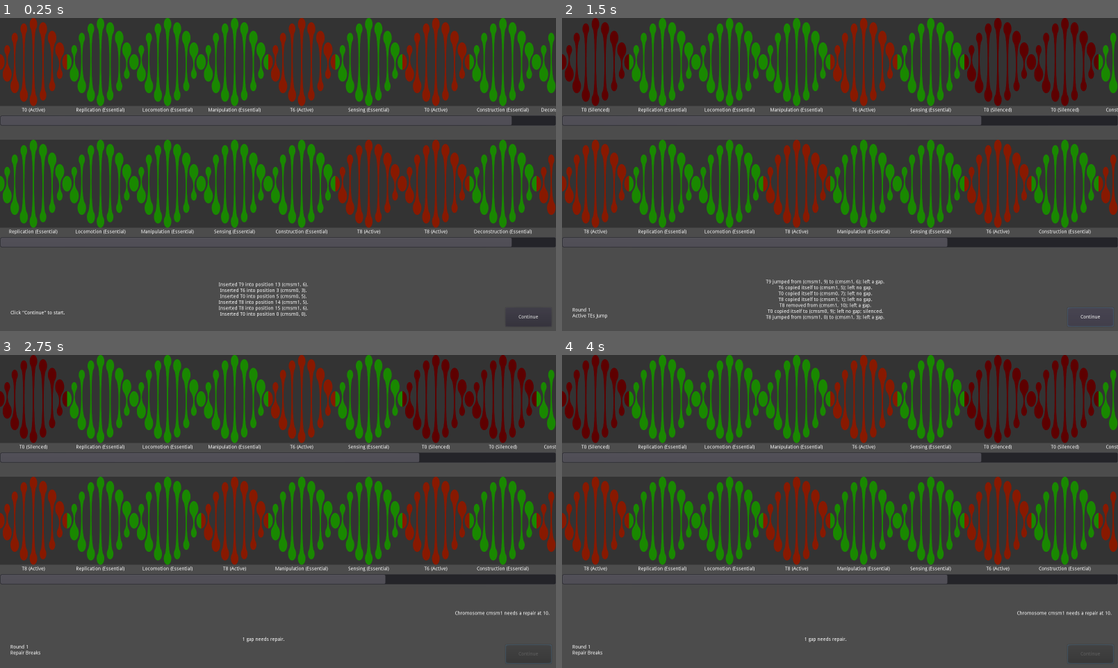
Above: before the commit, frames 1-4 (two rows, left to right).
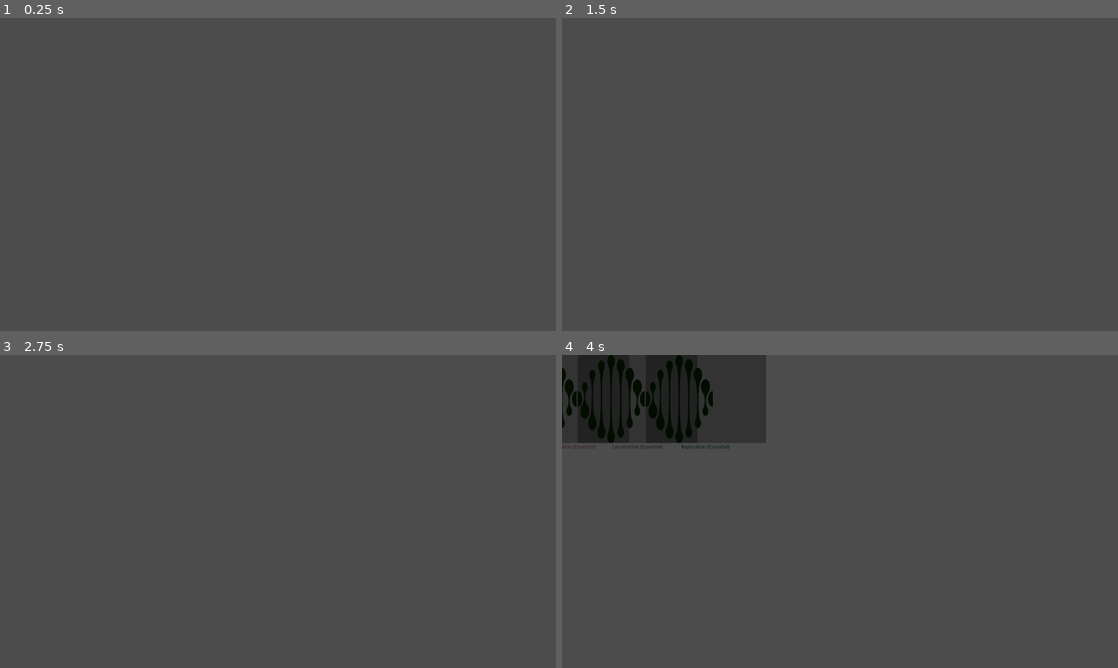
Above: after the commit, the same moments.

Repository: zachadel/GenomeEvolution
Game: Godot game, scene res://Scenes/CustomContainerScrollbar.tscn
Same seed, same stepped clock (60 frames per second), same inputs: the game is played once before the commit and once after it. Before the commit the project starts from res://Scenes/CardTable.tscn.
Inputs (mouse positions are in pixels of both pictures, inside the frame that each line leads up to):
- Up to frame 1 (0.25 s): no input
- Up to frame 2 (1.5 s): click (1090, 318) at 0.5 s, where only the run before the commit has a clickable "Continue"; click (1090, 318) at 1.25 s, where only the run before the commit has a clickable "Continue"
- Up to frame 3 (2.75 s): click (528, 655) at 2 s, where only the run before the commit has a clickable "Continue"
- Up to frame 4 (4 s): tap Enter at 2.75 s; hold Space (ui_select) 2.78-3.53 s; tap Space (ui_select) at 3.6, 3.77 s

The runs differ from the first frame. In frame 1, 58% of the frame differs, in the area x 0-100%, y 0-99%; in frame 2, 59%; in frame 3, 59%; in frame 4, 53%.
Error before the commit: Attempt to call function 'instance' in base 'null instance' on a null instance. (res://Scripts/Chromosome.gd:75)

Commit message:
Start creating custom container for animating movement

Diff:
--- a/Scenes/ChromPair.tscn
+++ b/Scenes/ChromPair.tscn
@@ -41,7 +41,7 @@
 scroll_vertical_enabled = false
 scroll_vertical = 0
 scroll_deadzone = 0
-_sections_unfolded = [ "Rect" ]
+_sections_unfolded = [ "Rect", "Scroll" ]
 
 [node name="cmsm" parent="cmsm0" index="0" instance=ExtResource( 2 )]
 
--- /dev/null
+++ b/Scenes/CustomContainer.gd
@@ -0,0 +1,46 @@
+extends HBoxContainer
+
+var SeqEl;
+
+var elements = [];
+var can_animate = true;
+
+func _ready():
+	SeqEl = preload("res://Scenes/SequenceElement.tscn")
+	connect("sort_children", self, "_on_HBoxContainer_sort_children");
+
+func _on_HBoxContainer_sort_children():
+	yield(get_tree(), "idle_frame");
+	if can_animate:
+		can_animate = false;
+		var i = 0
+		for el in elements:
+			el.get_node("Tween").interpolate_property(el, "margin_left",
+			 el.get_begin().x - el.texture_normal.get_width(), el.texture_normal.get_width() * i, 1,
+			 Tween.EASE_IN, Tween.TRANS_LINEAR);
+			el.get_node("Tween").start();
+	#		el.set_begin(Vector2(el.texture_normal.get_width() * i, 0));
+			i += 1;
+		can_animate = true;
+
+func _input(event):
+	if(event.is_action_pressed("ui_select")):
+		var newGene = SeqEl.instance();
+		newGene.setup("gene", Game.essential_classes[get_child_count() % Game.essential_classes.size()],
+		"essential", Game.essential_classes[get_child_count() % Game.essential_classes.size()]);
+		newGene.modulate = Color(get_child_count() * 0.1, 0.1, 0.1);
+		elements.push_front(newGene);
+		add_child(newGene);
+		move_child(newGene, 0);
+
+func add_spacer(begin):
+	pass
+
+func fit_child_in_rect(child, rect):
+	pass
+
+func queue_sort():
+	pass
+
+#func on_resize():
+#
--- /dev/null
+++ b/Scenes/CustomContainer.tscn
@@ -0,0 +1,20 @@
+[gd_scene load_steps=2 format=2]
+
+[ext_resource path="res://Scenes/CustomContainer.gd" type="Script" id=1]
+
+[node name="Container" type="HBoxContainer" index="0"]
+
+anchor_left = 0.0
+anchor_top = 0.0
+anchor_right = 0.0
+anchor_bottom = 0.0
+margin_right = 40.0
+margin_bottom = 40.0
+rect_pivot_offset = Vector2( 0, 0 )
+rect_clip_content = false
+mouse_filter = 1
+mouse_default_cursor_shape = 0
+size_flags_horizontal = 1
+size_flags_vertical = 1
+alignment = 1
+script = ExtResource( 1 )
--- /dev/null
+++ b/Scenes/CustomContainerScrollbar.tscn
@@ -0,0 +1,28 @@
+[gd_scene load_steps=2 format=2]
+
+[ext_resource path="res://Scenes/CustomContainer.tscn" type="PackedScene" id=1]
+
+[node name="ScrollContainer" type="ScrollContainer"]
+
+anchor_left = 0.0
+anchor_top = 0.0
+anchor_right = 0.0
+anchor_bottom = 0.0
+rect_min_size = Vector2( 1000, 300 )
+rect_pivot_offset = Vector2( 0, 0 )
+rect_clip_content = true
+mouse_filter = 0
+mouse_default_cursor_shape = 0
+size_flags_horizontal = 1
+size_flags_vertical = 1
+scroll_horizontal_enabled = true
+scroll_horizontal = 0
+scroll_vertical_enabled = false
+scroll_vertical = 0
+scroll_deadzone = 0
+_sections_unfolded = [ "Margin", "Rect", "Scroll" ]
+
+[node name="Container" parent="." index="0" instance=ExtResource( 1 )]
+
+margin_right = 0.0
+margin_bottom = 0.0
--- a/Scenes/Main.tscn
+++ b/Scenes/Main.tscn
@@ -4,7 +4,7 @@
 [ext_resource path="res://Scenes/Gene.tscn" type="PackedScene" id=2]
 [ext_resource path="res://Scenes/Chromosome.tscn" type="PackedScene" id=3]
 
-[node name="Main" type="Node" index="0"]
+[node name="Main" type="Node"]
 
 script = ExtResource( 1 )
 Gene = ExtResource( 2 )
--- a/Scenes/SequenceElement.tscn
+++ b/Scenes/SequenceElement.tscn
@@ -9,8 +9,6 @@
 anchor_top = 0.0
 anchor_right = 0.0
 anchor_bottom = 0.0
-margin_right = 477.0
-margin_bottom = 253.0
 rect_pivot_offset = Vector2( 0, 0 )
 rect_clip_content = false
 focus_mode = 2
@@ -23,7 +21,7 @@
 shortcut = null
 group = null
 script = ExtResource( 1 )
-_sections_unfolded = [ "Textures", "Visibility" ]
+_sections_unfolded = [ "Margin", "Textures", "Visibility" ]
 
 [node name="BorderRect" type="TextureRect" parent="." index="0"]
 
@@ -79,6 +77,15 @@
 max_lines_visible = -1
 _sections_unfolded = [ "Rect" ]
 
+[node name="Tween" type="Tween" parent="." index="3"]
+
+repeat = false
+playback_process_mode = 1
+playback_speed = 1.0
+playback/active = false
+playback/repeat = false
+playback/speed = 1.0
+
 [connection signal="pressed" from="." to="." method="_on_SeqElm_pressed"]
 
 [connection signal="toggled" from="." to="." method="_on_SeqElm_toggled"]
--- a/Scripts/ChromPair.gd
+++ b/Scripts/ChromPair.gd
@@ -3,17 +3,23 @@
 var ate_list = [];
 var gap_list = [];
 var evolve_candidates = [];
-var recombining = false; # Used to prevent recombination from triggering evolution conditions
+var recombining = false;  # Used to prevent recombination from triggering evolution conditions
 
 signal elm_clicked(elm);
+
+func _ready():
+	$cmsm0/cmsm.connect("sort_children", self, "on_sort_elms");
+
 func _propogate_click(elm):
 	emit_signal("elm_clicked", elm);
+
 func fix_bars():
 	Game.change_slider_width($cmsm0);
 	Game.change_slider_width($cmsm1);
 
 func get_cmsm(idx):
 	return get_node("cmsm" + str(idx) + "/cmsm");
+
 func get_other_cmsm(cmsm):
 	if (cmsm == $cmsm0/cmsm):
 		return $cmsm1/cmsm;
@@ -183,3 +189,10 @@
 		if (!$cmsm0/cmsm.has_essclass(e) && !$cmsm1/cmsm.has_essclass(e)):
 			return false;
 	return true;
+
+func on_sort_elms():
+	yield( get_tree().create_timer(2.0), "timeout" );
+	for el in $cmsm0/cmsm.get_children():
+		el.get_node("Tween").interpolate_property(el, "Margin/Left", 0, 500, 2, Tween.EASE_IN, Tween.TRANS_LINEAR);
+		el.get_node("Tween").start();
+		print(el);
--- a/Scripts/Chromosome.gd
+++ b/Scripts/Chromosome.gd
@@ -26,7 +26,6 @@
 		add_child(elm);
 		elm.connect("elm_clicked", self, "_propogate_click");
 	move_child(elm, pos);
-	move_to(Vector2(150, 150), Vector2(500, 500), 5000)
 	return elm;
 
 func find_pair(left, right):
@@ -70,17 +69,8 @@
 		elms.append(get_child(idx+1));
 	return elms;
 
-func move_to(start, end, duration):
-	var scene = load("res://Scenes/MovingElement.tscn")
-	var elm = scene.instance()
-	get_tree().get_root().get_node("Control").add_child(elm)
-	elm.position = start
-	var start_time = OS.get_ticks_msec()
-	var elapsed = OS.get_ticks_msec() - start_time
-	while elapsed < duration:
-		elapsed = OS.get_ticks_msec() - start_time
-		var intermediate = ((end - start) * (float(elapsed) / duration)) + start
-		elm.position = intermediate
-		yield(get_tree(), "idle_frame")
-	elm.position = end
-	return
+func fit_child_in_rect(child, rect):
+	pass
+
+func queue_sort():
+	pass
--- a/project.godot
+++ b/project.godot
@@ -11,7 +11,7 @@
 [application]
 
 config/name="Genome Evolution"
-run/main_scene="res://Scenes/CardTable.tscn"
+run/main_scene="res://Scenes/CustomContainerScrollbar.tscn"
 config/icon="res://icon.png"
 
 [autoload]
